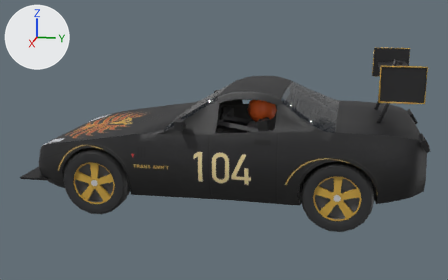
Two versions of the glTF model public/cars/field/models/104.glb, one commit apart.
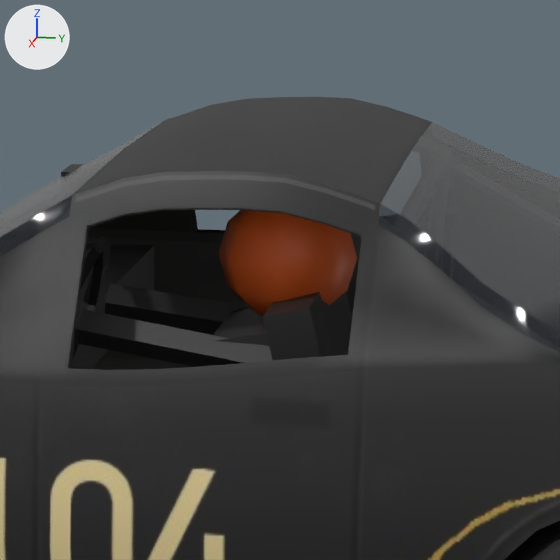
Each version is shown whole from a 50 mm camera at (6.5, 1.25, 2.26) aimed at (0.04, -0.04, 0.64), then close up on the part from 45% to 71% of the width and 20% to 62% of the height. Arrows for +X, +Y and +Z are at upper left; the lights stay in place. The first two pictures are the older version. Vertices at exactly the same position are counted once.

The first close-up shows 'body', 'wheel_rl'.
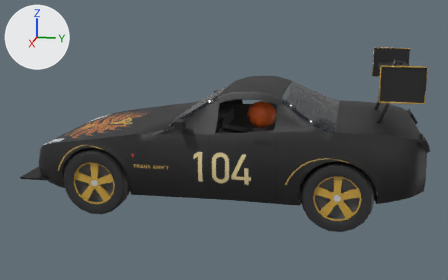
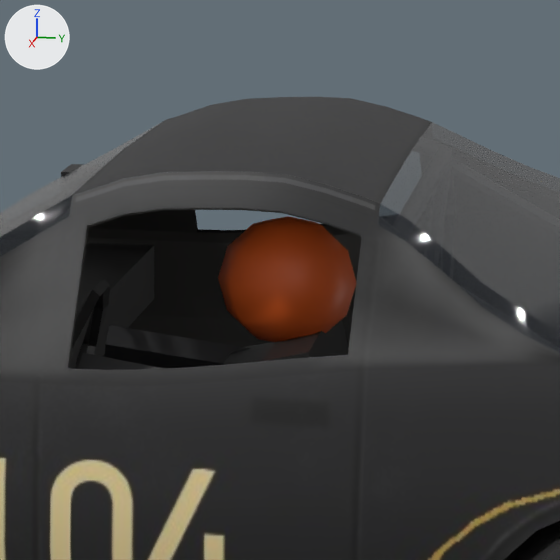
Location of each change, (x1, y1, x2, y2) in pixels of the close-ups (560 x 560 px; the box of a moved part takes in the faces that stretch with it):
part 1 of me_body_mesh, moved or reshaped
    before: (218, 210, 357, 315)
    after: (218, 216, 356, 342)
part 2 of me_body_mesh, moved or reshaped
    before: (69, 213, 352, 369)
    after: (70, 213, 349, 370)
part 3 of me_body_mesh, surface changed
    before: (73, 309, 273, 365)
    after: (72, 258, 154, 370)

What the commit changed:
me_body_mesh has 3033 vertices, 5666 faces and spans x -0.96..0.96, y -2.1..2.03, z 0.19..1.61.
me_body_mesh is used by ob_body; location (0.0, 0.0, -0.015).
me_body_mesh part 1: the loose piece of 42 vertices spanning x 0.23..0.49, y 0.27..0.57, z 0.94..1.22 is moved by (0.0, 0.0, -0.05).
me_body_mesh part 2: 264 of 3033 vertices moved; they spanned x -0.78..0.78, y -0.48..1.32, z 0.29..1.26 and now span x -0.78..0.78, y -0.48..1.32, z 0.2..1.26; mean shift (0.0, 0.0, -0.03); largest move (0.72, -0.36, 0.29) -> (-0.61, 0.68, 1.12).
me_body_mesh part 3: 43 kept faces spanning x -0.78..0.78, y -0.48..0.69, z 0.2..1.24 get new texture (UV) coordinates.
